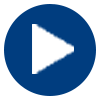
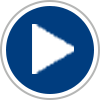
Before/after of a (100, 100) layered artwork. What changed in the layer stack:
added layer "Ellipse 1 Kopie" above "Ellipse 1" over (x1=0, y1=0, x2=100, y2=100)
painted on "Ellipse 1" over (x1=4, y1=4, x2=96, y2=96)
